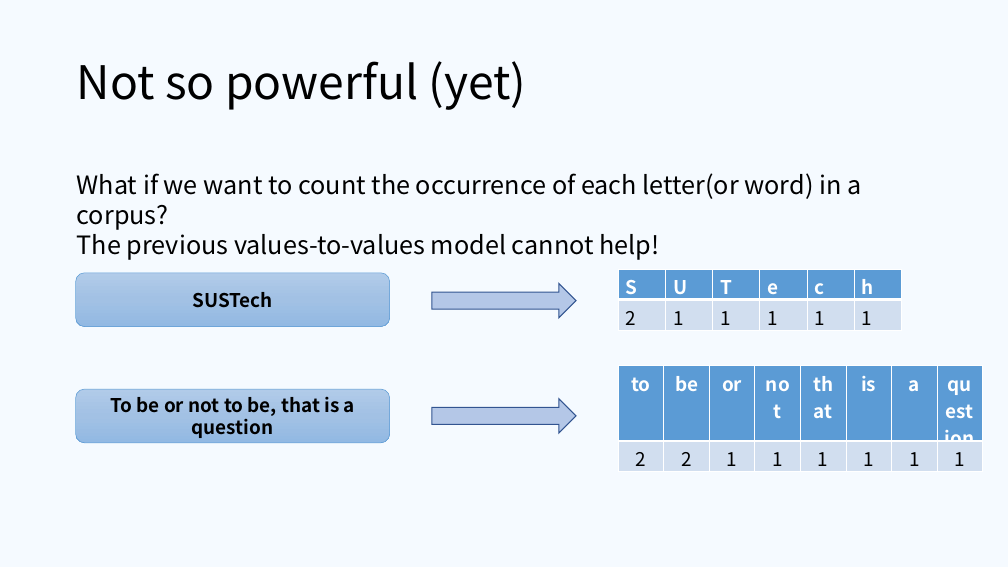
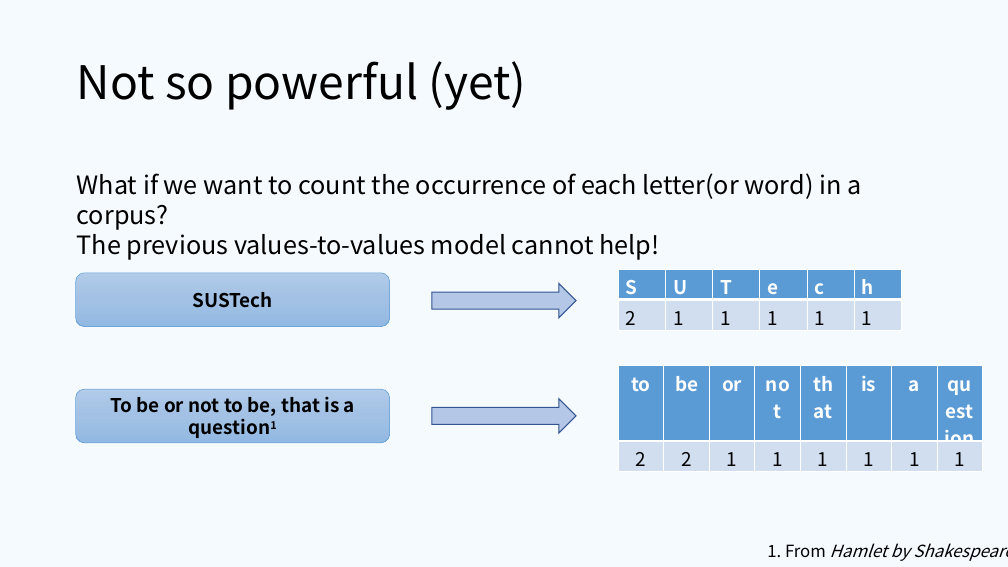
Before and after one commit to ifsheldon/OSLearning, a slide deck: slide 6 of project/MapReduce/pre.pptx. Drawn at 1008x567 pixels with LibreOffice and Linux fonts; fonts in the diff are those of the drawing. Boxes give left, top, right and bottom in pixels: in the first picture for what was removed or moved away, otherwise in the second. Text is boxed around its words. In the diff, an @@ line names an element or a change of style, - is before the commit and + after.

```diff
--- a/project/MapReduce/pre.pptx
+++ b/project/MapReduce/pre.pptx
@@ text in rounded rectangle at bbox=[110, 397, 355, 416]: text changed @@
-To be or not to be, that is a question
+To be or not to be, that is a question1
@@ text added at bbox=[767, 543, 1008, 561], 16 pt, text #000000, italic @@
+1. From Hamlet by Shakespeare
```
Also in this commit, not shown: 10 other slides changed, 9 slides added, 6 slides removed, 1 other file.
